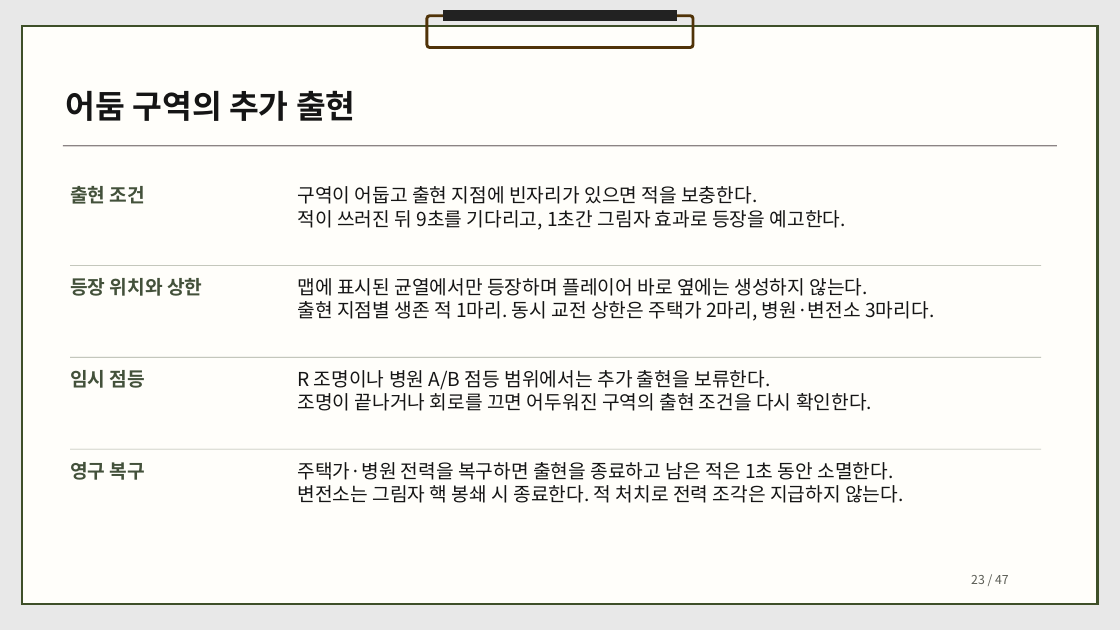
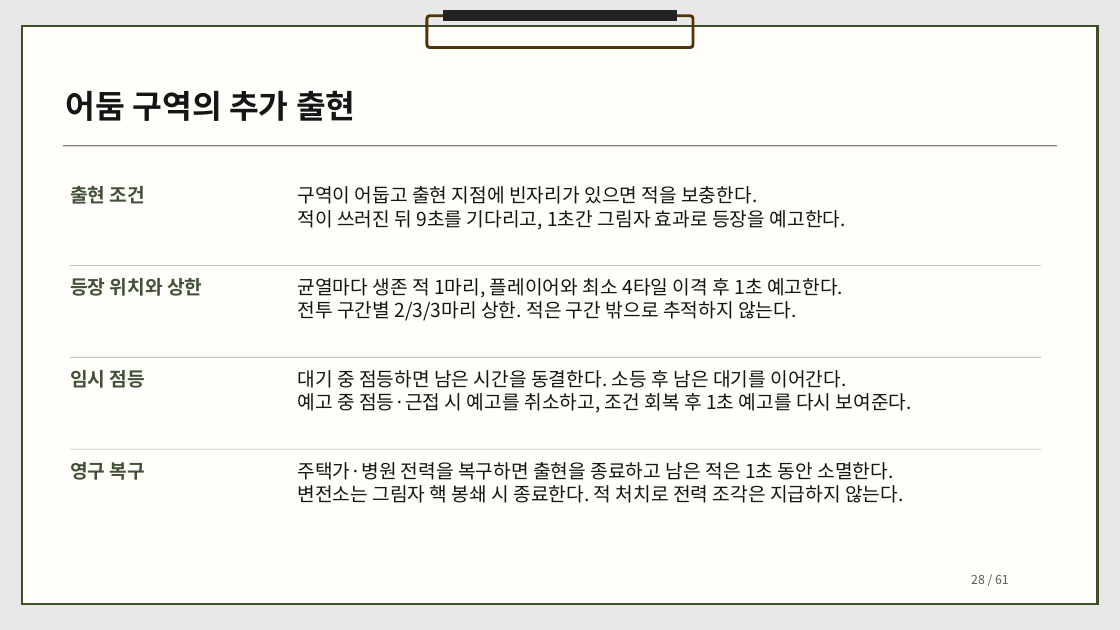
Before and after one commit to dbguswh/2Dgame_project, a slide deck: slide 28 of 2D게임프로그래밍 기획서.pptx (slide 23 before the commit). Drawn at 1120x630 pixels with LibreOffice and Linux fonts; fonts in the diff are those of the drawing. Boxes give left, top, right and bottom in pixels: in the first picture for what was removed or moved away, otherwise in the second. Text is boxed around its words. In the diff, an @@ line names an element or a change of style, - is before the commit and + after.

```diff
--- a/2D게임프로그래밍 기획서.pptx
+++ b/2D게임프로그래밍 기획서.pptx
@@ text at (297, 278, 843, 321): text changed @@
-맵에 표시된 균열에서만 등장하며 플레이어 바로 옆에는 생성하지 않는다.
-출현 지점별 생존 적 1마리. 동시 교전 상한은 주택가 2마리, 병원·변전소 3마리다.
+균열마다 생존 적 1마리, 플레이어와 최소 4타일 이격 후 1초 예고한다.
+전투 구간별 2/3/3마리 상한. 적은 구간 밖으로 추적하지 않는다.
@@ text at (297, 370, 912, 413): text changed @@
-R 조명이나 병원 A/B 점등 범위에서는 추가 출현을 보류한다.
-조명이 끝나거나 회로를 끄면 어두워진 구역의 출현 조건을 다시 확인한다.
+대기 중 점등하면 남은 시간을 동결한다. 소등 후 남은 대기를 이어간다.
+예고 중 점등·근접 시 예고를 취소하고, 조건 회복 후 1초 예고를 다시 보여준다.
@@ text at (971, 575, 1009, 584): text changed @@
-23 / 47
+28 / 61
```
Also in this commit, not shown: 45 other slides changed, 14 slides added, 1 other file.
